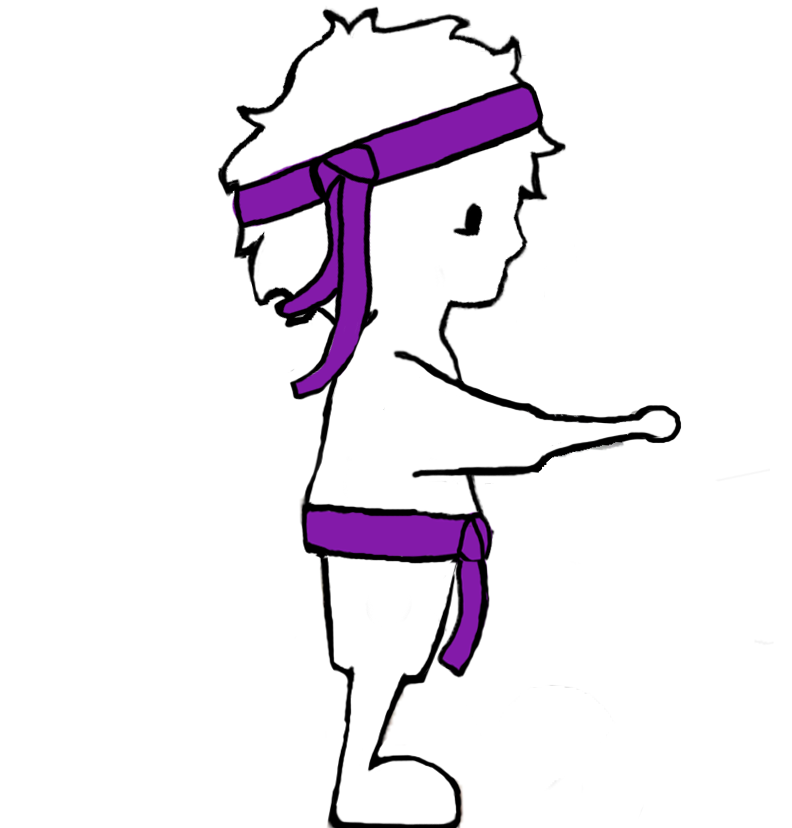
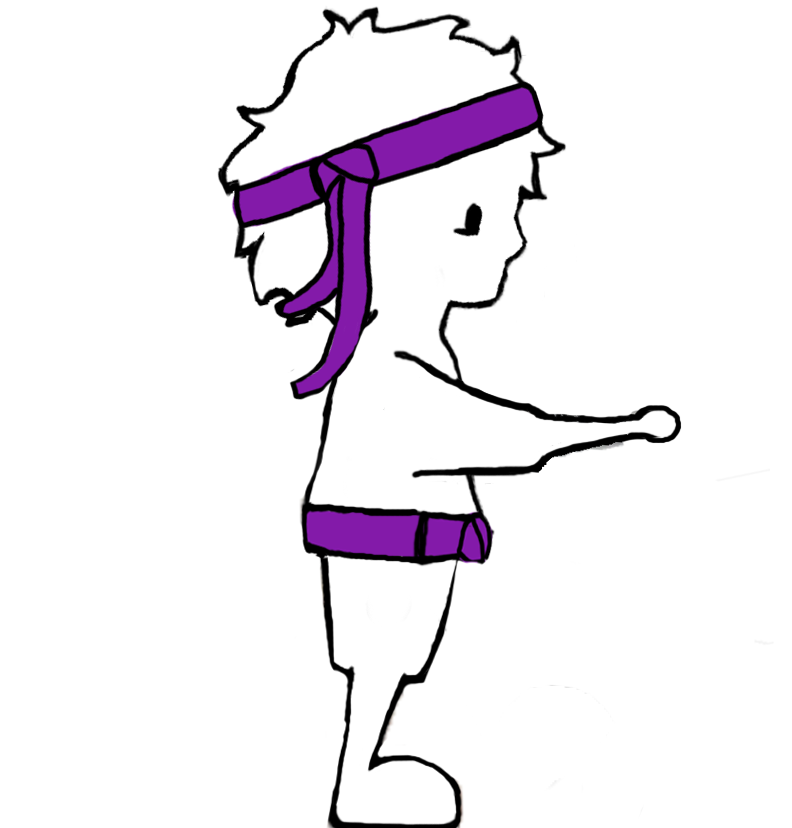
Comparing the layer stacks of the two 792×828 images. Changes:
painted on "Layer 2" over (412, 509, 490, 678)
